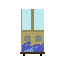
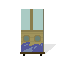
Revision of a layered w=64, h=64 image; what changed, layer by layer:
painted on "Layer 1" over [21, 9, 44, 52]
added layer "Layer 2" (10%) above "Background" over [22, 44, 56, 55]
